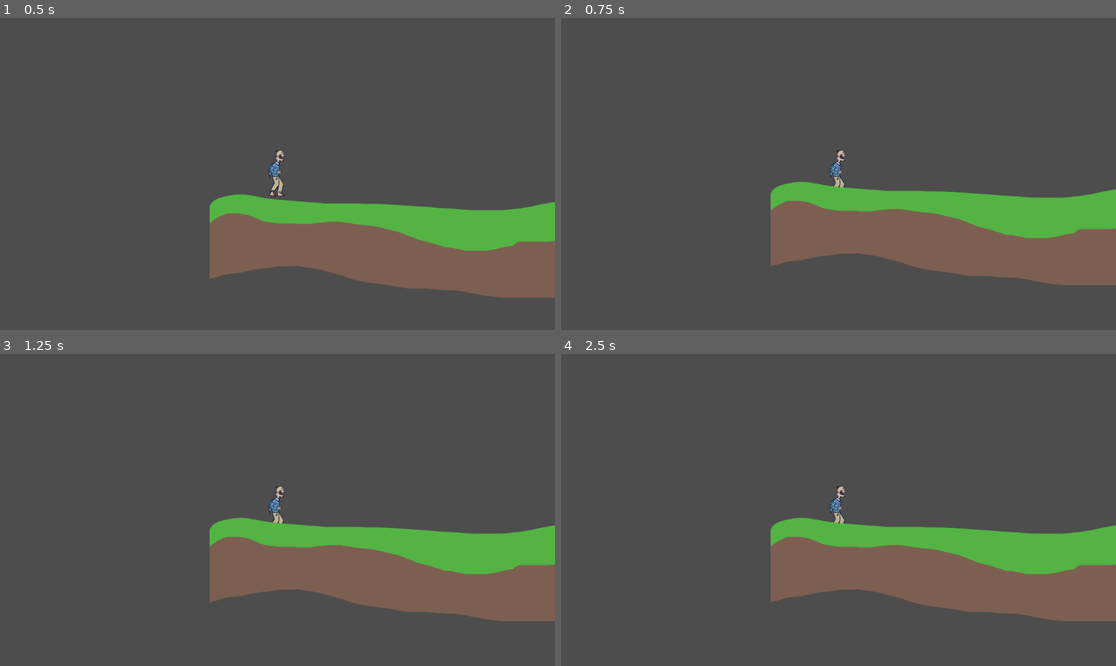
Above: before the commit, frames 1-4 (two rows, left to right).
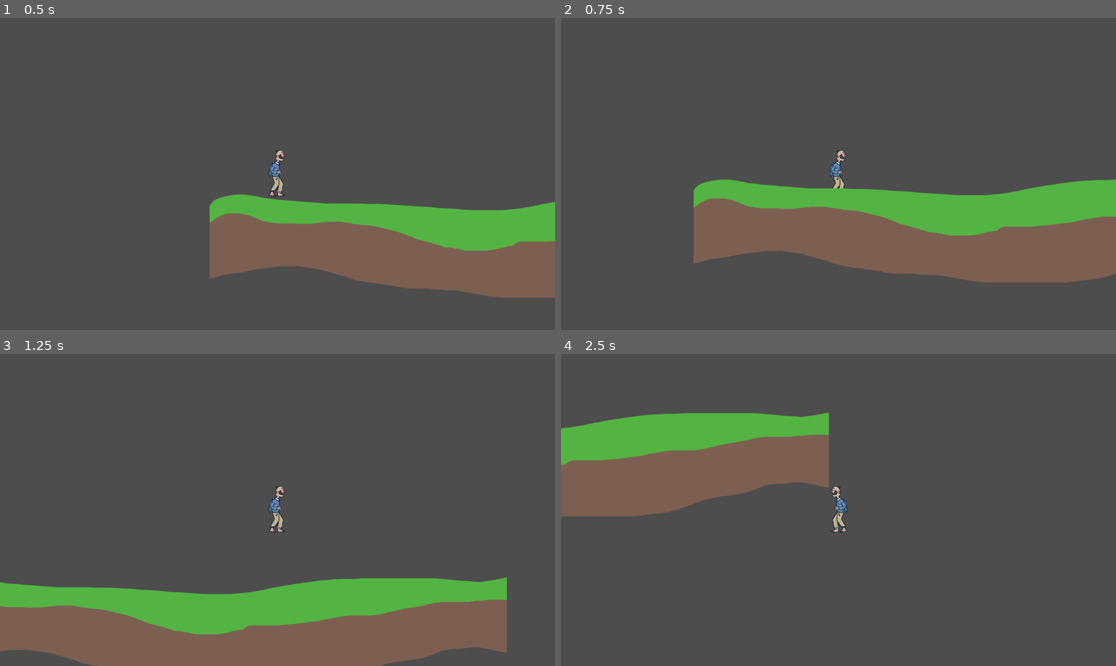
Above: after the commit, the same moments.

Repository: parneyw/platformer-2d
Game: Godot game, scene res://scenes/level.tscn
The game is run twice, just before and just after one commit, with the same random seed, the same clock (stepped at 60 frames per second) and the same inputs.
Inputs:
- Up to frame 1 (0.5 s): no input
- Up to frame 2 (0.75 s): tap Enter (ui_accept) at 0.5 s; hold Right (ui_right) from 0.53 s (still down)
- Up to frame 3 (1.25 s): keep holding Right (ui_right); tap Enter (ui_accept) at 0.77 s
- Up to frame 4 (2.5 s): tap Enter (ui_accept) at 1.52 s; release Right (ui_right) at 2.03 s; hold Left (ui_left) from 2.03 s (still down)

Frame 1 is identical in both runs. In frame 2, 7.6% of the frame differs, in the area x 23-100%, y 51-86%; in frame 3, 34%, in the area x 0-100%, y 52-100%; in frame 4, 29%.
Error before the commit: Invalid assignment of property or key 'flip_h' with value of type 'bool' on a base object of type 'null instance'. (res://scripts/player.gd:26)

Commit message:
Update player.tscn
changed child names

Diff:
--- a/scenes/player.tscn
+++ b/scenes/player.tscn
@@ -13,8 +13,8 @@
 scale = Vector2(2.98, 3.45)
 shape = SubResource("CapsuleShape2D_pgdxt")
 
-[node name="Sprite2D" type="Sprite2D" parent="."]
+[node name="sprite" type="Sprite2D" parent="."]
 scale = Vector2(0.275, 0.275)
 texture = ExtResource("2_immmh")
 
-[node name="Camera2D" type="Camera2D" parent="."]
+[node name="camera" type="Camera2D" parent="."]
